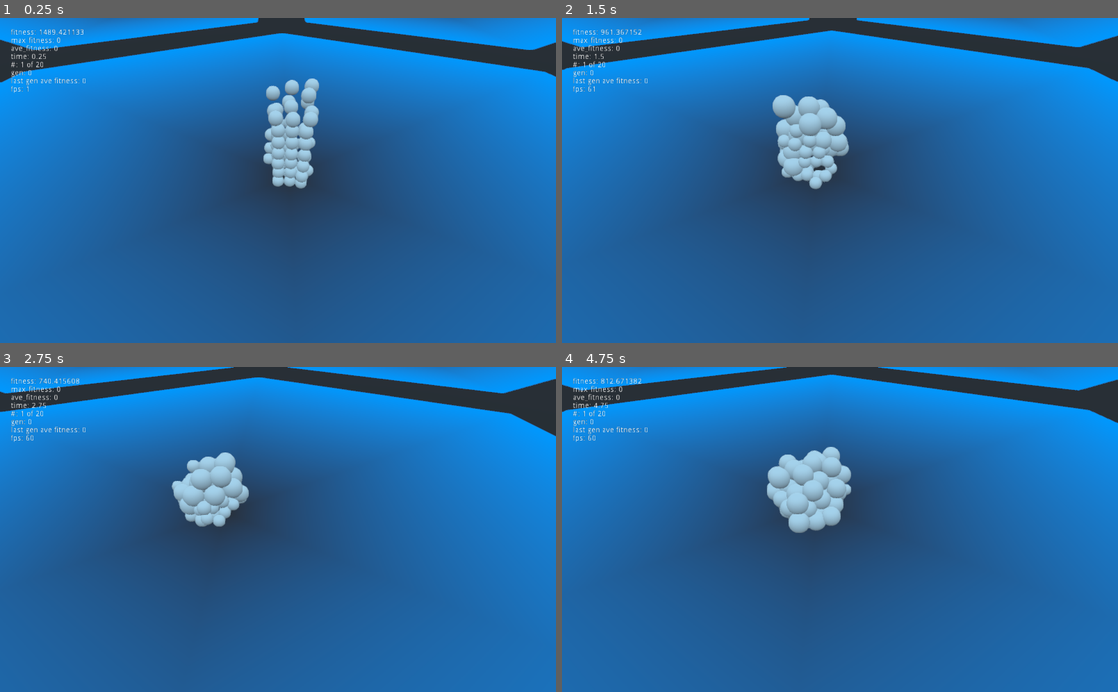
Above: before the commit, frames 1-4 (two rows, left to right).
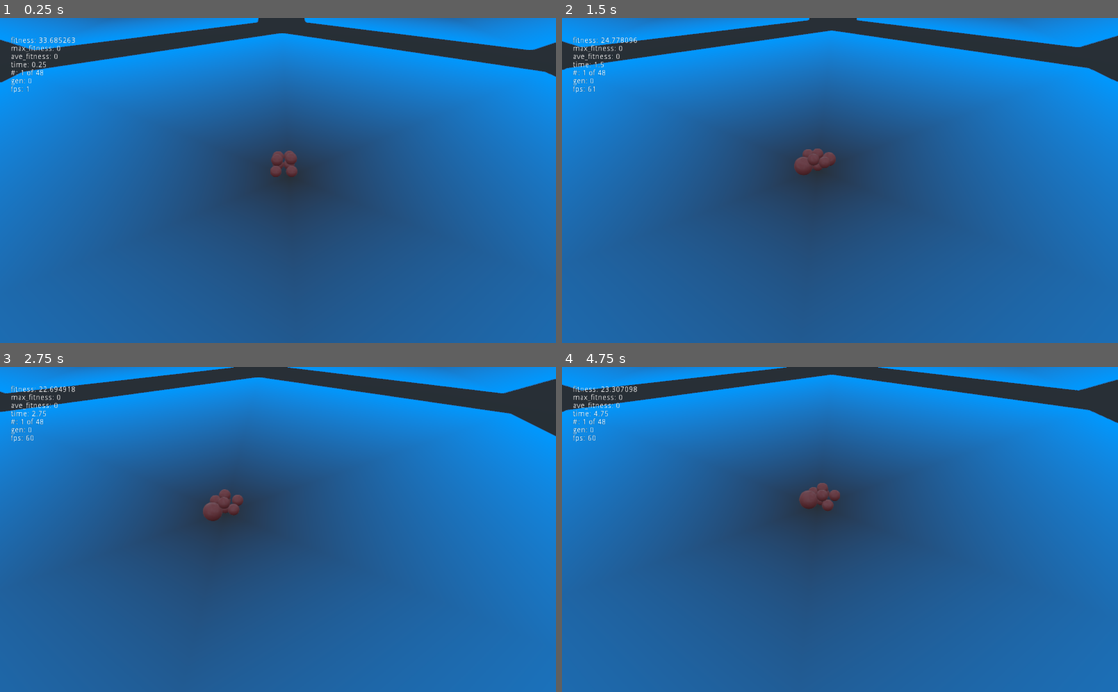
Above: after the commit, the same moments.

Repository: bentles/Particles
Game: Godot game, scene res://TestWorld.tscn
The game is run twice, just before and just after one commit, with the same random seed, the same clock (stepped at 60 frames per second) and the same inputs.
Inputs (mouse positions are in pixels of both pictures, inside the frame that each line leads up to):
- Up to frame 1 (0.25 s): no input
- Up to frame 2 (1.5 s): tap Enter at 0.5 s; move the mouse to (962, 164) at 0.52 s; hold D 0.53-1.25 s; tap Q at 0.6 s; click (962, 164) at 0.67 s; drag from (728, 196) to (812, 245) at 1.27 s
- Up to frame 3 (2.75 s): move the mouse to (333, 458) at 2.02 s; hold D from 2.03 s (still down); tap Q at 2.1 s
- Up to frame 4 (4.75 s): release D at 2.75 s; drag from (812, 594) to (673, 480) at 2.77 s; move the mouse to (1006, 578) at 3.52 s; hold A 3.53-4.25 s; tap Q at 3.6 s; drag from (673, 480) to (756, 448) at 4.27 s

The runs differ from the first frame. In frame 1, 3.1% of the frame differs, in the area x 2-58%, y 3-53%; in frame 2, 3.5%; in frame 3, 2.8%; in frame 4, 3.5%, in the area x 2-52%, y 3-52%.

Commit message:
added parallel learning

Diff:
--- a/Neural Network/Brain.gd
+++ b/Neural Network/Brain.gd
@@ -11,7 +11,7 @@
 var bias_o: Matrix
 
 var learning_rate = 1
-var mutation_rate = 0.01
+var mutation_rate = 0.1
 
 var sigmoid_ref: FuncRef
 var relu_ref: FuncRef
@@ -113,7 +113,7 @@
 	brain.mutate()
 
 func _swap(i, a, b):
-	if (randf() < 0.5):
+	if (randf() < 0):
 			var tmp = a[i]
 			a[i] = b[i]
 			b[i] = tmp
--- a/Organism/Organism.gd
+++ b/Organism/Organism.gd
@@ -4,6 +4,7 @@
 const Particle = preload("res://Particle/Particle.tscn")
 var particles = []
 var brain: NeuralNetwork
+var particle_layer_offset = 0
 var relative_fitness = 0
 var fitness = 0
 
@@ -23,19 +24,22 @@
 	fitness = 0
 	for p in particles:
 		fitness += Vector3.ZERO.distance_squared_to(p.global_transform.origin)
+	if is_nan(fitness):
+		pass
 
 
 func _create_particles():
 	particles = []
-	for x in range(-1, 2):
-		for y in range(1, 8):
-			for z in range(-1,2):
-				var p = Particle.instance()
+	for x in range(-1, 1):
+		for y in range(1, 3):
+			for z in range(-1, 1):
+				var p = Particle.instance().duplicate()
+				p.set_collision_layer(particle_layer_offset + 2)
 				p.brain = brain # might need some kind of instancing thing here
 				p.translate(Vector3(x, y, z))
 				particles.push_front(p)
 				add_child(p)
 
-#func queue_free():
-#	for p in particles:
-#		p.queue_free()
+func queue_free():
+	for p in particles:
+		p.queue_free()
--- a/Particle/Particle.gd
+++ b/Particle/Particle.gd
@@ -52,6 +52,16 @@
 	$Particles.scale.z = size
 	$InfluenceArea/CollisionShape.shape.radius = size
 
+var colors = [Color.cadetblue, Color.webpurple, Color.tomato, Color.crimson, Color.darkred, Color.black]
+
+func set_collision_layer(layer):
+	self.set_collision_layer_bit(layer, true)
+	self.set_collision_mask_bit(layer, true)
+	$InfluenceArea.set_collision_layer_bit(layer, true)
+	$InfluenceArea.set_collision_mask_bit(layer, true)
+	#$Particles.draw_pass_1.material.albedo_color = colors[(layer - 2) % colors.size()]
+	pass
+
 func _expand():
 	_act(State.STATE_IDLE, State.STATE_EXPANDING)
 	$CollisionShape.shape.radius = 0.75
@@ -63,7 +73,7 @@
 
 func _ready():
 	assert(brain != null)
-	pass
+	randomize()
 
 func _process_state(delta):
 	# TODO: might need to think about order here
--- a/Particle/Particle.tscn
+++ b/Particle/Particle.tscn
@@ -1,9 +1,8 @@
-[gd_scene load_steps=7 format=2]
+[gd_scene load_steps=10 format=2]
 
 [ext_resource path="res://Particle/Particle.gd" type="Script" id=1]
 
-[sub_resource type="PhysicsMaterial" id=1]
-rough = true
+[sub_resource type="PhysicsMaterial" id=14]
 
 [sub_resource type="SphereShape" id=2]
 resource_local_to_scene = true
@@ -13,18 +12,29 @@
 resource_local_to_scene = true
 radius = 0.52
 
-[sub_resource type="ShaderMaterial" id=5]
+[sub_resource type="ShaderMaterial" id=13]
+
+[sub_resource type="OpenSimplexNoise" id=11]
+
+[sub_resource type="NoiseTexture" id=12]
+noise = SubResource( 11 )
+
+[sub_resource type="SpatialMaterial" id=10]
+vertex_color_use_as_albedo = true
+albedo_color = Color( 0.635294, 0.243137, 0.243137, 1 )
+roughness_texture = SubResource( 12 )
 
 [sub_resource type="SphereMesh" id=6]
+material = SubResource( 10 )
 
 [node name="Particle" type="RigidBody" groups=["Particle"]]
-collision_mask = 19
+collision_layer = 0
 mass = 0.2
-physics_material_override = SubResource( 1 )
+physics_material_override = SubResource( 14 )
 linear_damp = 0.1
 angular_damp = 0.3
 script = ExtResource( 1 )
-fmass = 0.35
+fmass = 0.3
 
 [node name="CollisionShape" type="CollisionShape" parent="."]
 shape = SubResource( 2 )
@@ -32,7 +42,7 @@
 [node name="InfluenceArea" type="Area" parent="."]
 transform = Transform( 0.5, 0, 0, 0, 0.5, 0, 0, 0, 0.5, 0, 0, 0 )
 collision_layer = 0
-collision_mask = 3
+collision_mask = 2
 
 [node name="CollisionShape" type="CollisionShape" parent="InfluenceArea"]
 transform = Transform( 5, 0, 0, 0, 5, 0, 0, 0, 5, 0, 0, 0 )
--- a/TestWorld.gd
+++ b/TestWorld.gd
@@ -13,61 +13,80 @@
 var max_fitness = 0
 var max_fitness_brain
 var ave_fitness = 0
+var tourn_perc = 0.5
+var parallel_organisms = 1
 
 var generation = 0
 var organisms = []
-const GEN_SIZE = 20
-var current_organism
+const GEN_SIZE = 48
+var current_organisms = []
 var current_organism_index = 0
 
 # Called when the node enters the scene tree for the first time.
 func _ready():
+	assert(parallel_organisms < 11)
+	assert(GEN_SIZE % parallel_organisms == 0)
+
 	for i in range(GEN_SIZE):
 		organisms.push_front(Organism.instance().duplicate())
 
-	current_organism = organisms[0]
-	add_child(current_organism)
+	current_organisms = _get_current_organisms(0, parallel_organisms, organisms)
+	_add_current_organisms()
 
 	randomize()
 
 	pass # Replace with function body.
+
+func _add_current_organisms():
+	for i in range(current_organisms.size()):
+		current_organisms[i].particle_layer_offset = i
+		add_child(current_organisms[i])
+
+func _get_current_organisms(start, count, all):
+	var org = []
+	for i in range(start, start + count):
+		org.push_back(all[i])
+	return org
 
 func _physics_process(delta):
 	test_time_elapsed += delta
 
 	if test_time_elapsed >= TEST_TIME:
 		test_time_elapsed = 0
-		if current_organism.fitness > max_fitness:
-			max_fitness = current_organism.fitness
-			max_fitness_brain = current_organism.brain.duplicate()
-		remove_child(current_organism)
+
+		for current_organism in current_organisms:
+			if current_organism.fitness > max_fitness:
+				max_fitness = current_organism.fitness
+				max_fitness_brain = current_organism.brain.duplicate()
+			remove_child(current_organism)
 
 		#on to the next one
-		current_organism_index += 1
+		current_organism_index += parallel_organisms
 
 		if (current_organism_index < GEN_SIZE):
-			current_organism = organisms[current_organism_index]
+			current_organisms = _get_current_organisms(current_organism_index, parallel_organisms, organisms)
 		else:
 			current_organism_index = 0
 			create_next_generation()
-			current_organism = organisms[current_organism_index]
+			current_organisms = _get_current_organisms(current_organism_index, parallel_organisms, organisms)
 			pass
 
-		add_child(current_organism)
+		_add_current_organisms()
 
 
 func _process(delta):
-	var text = "fitness: " + str(current_organism.fitness)
+	var text = ""
+	for org in current_organisms:
+		text += "\nfitness: " + str(org.fitness)
 	text += "\nmax_fitness: " + str(max_fitness)
 	text += "\nave_fitness: " + str(ave_fitness)
 	text += "\ntime: " + str(test_time_elapsed)
 	text += "\n#: " + str(current_organism_index + 1) + " of " + str(GEN_SIZE)
 	text += "\ngen: " + str(generation)
-	text += "\nlast gen ave fitness: " + str(ave_fitness)
 	text += "\nfps: " + str(Engine.get_frames_per_second())
 	$MarginContainer/RichTextLabel.text = text
 
-var tourn_perc = 0.5;
+
 func tourn_select():
 	var tourn_size = GEN_SIZE * tourn_perc
 	var best_fitness = 0
@@ -107,8 +126,8 @@
 		var b1 = tourn_select().brain.duplicate()
 		var b2 = tourn_select().brain.duplicate()
 		b1.crossover_mutate(b2)
-		var new1 = Organism.instance()
-		var new2 = Organism.instance()
+		var new1 = Organism.instance().duplicate()
+		var new2 = Organism.instance().duplicate()
 		new1.brain = b1
 		new2.brain = b2
 
--- a/TestWorld.tscn
+++ b/TestWorld.tscn
@@ -93,7 +93,6 @@
 script = ExtResource( 1 )
 
 [node name="StaticBody" type="StaticBody" parent="."]
-collision_layer = 16
 collision_mask = 0
 physics_material_override = SubResource( 4 )
 
--- a/project.godot
+++ b/project.godot
@@ -16,9 +16,7 @@
 
 [layer_names]
 
-3d_physics/layer_1="Particles"
-3d_physics/layer_2="MuscleParticles"
-3d_physics/layer_5="Environent"
+3d_physics/layer_1="Environent"
 
 [physics]
 
Not shown: 1 places in Particle/Particle.tscn that only renumber resources
